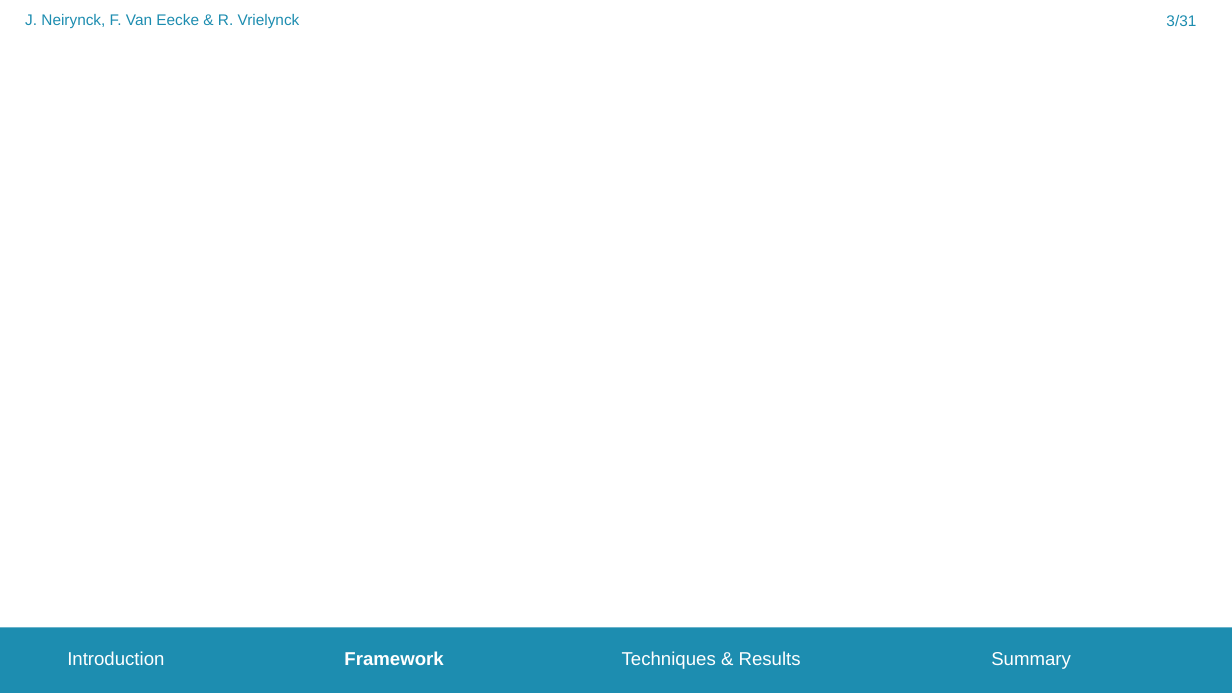
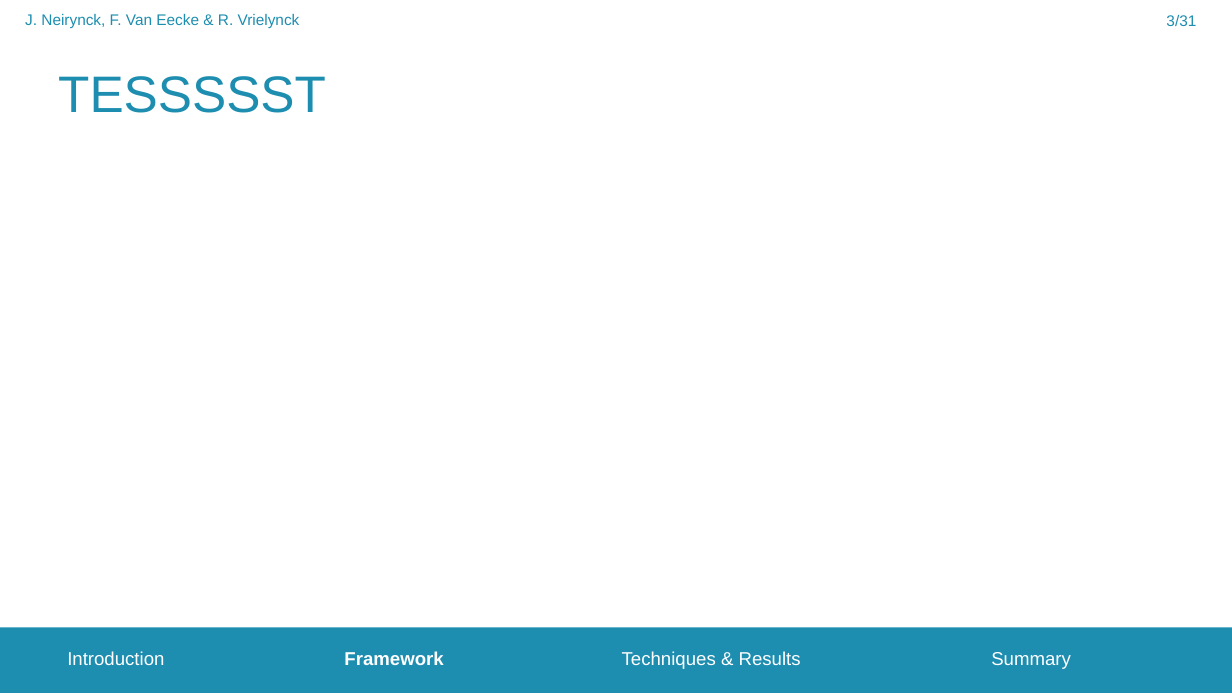
Before and after one commit to FrederikVanEecke/PresentationClusters, a slide deck: slide 3 of NanoparticleToxicity.pptx. Drawn at 1232x693 pixels with LibreOffice and Linux fonts; fonts in the diff are those of the drawing; background and template pictures are left out. Boxes give left, top, right and bottom in pixels: in the first picture for what was removed or moved away, otherwise in the second. Text is boxed around its words. In the diff, an @@ line names an element or a change of style, - is before the commit and + after.

```diff
--- a/NanoparticleToxicity.pptx
+++ b/NanoparticleToxicity.pptx
@@ title added at bbox=[58, 76, 326, 113], 40 pt, text #1D8DB0 @@
+TESSSSST
```
